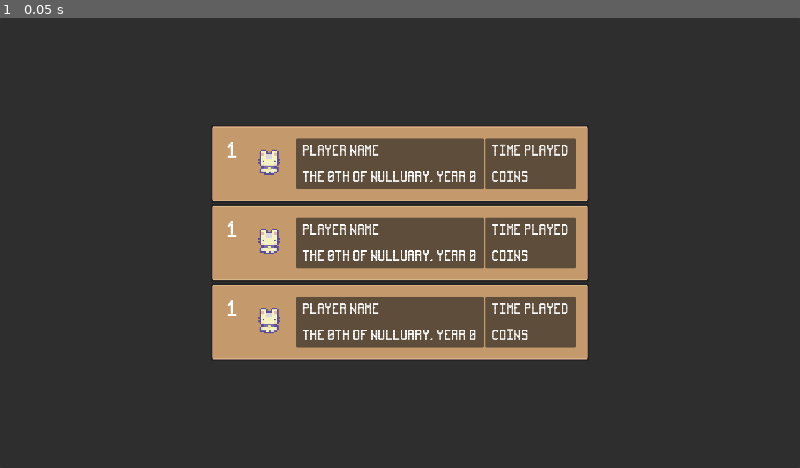
Above: before the commit, frame 1.
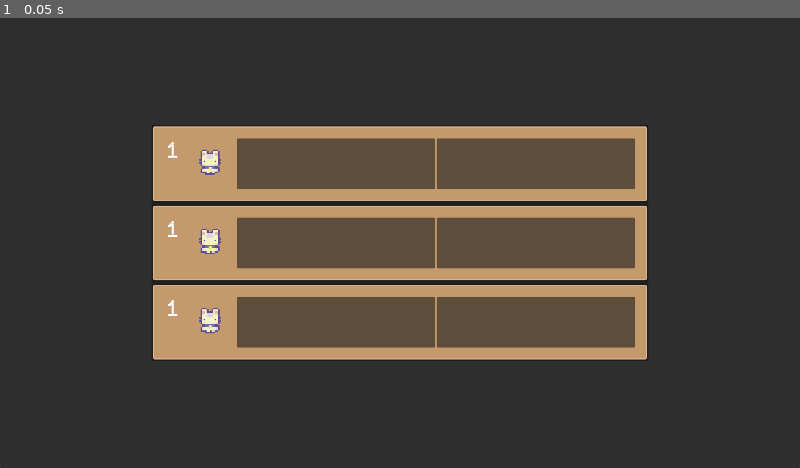
Above: after the commit, the same moment.

Repository: Tyler-Posella/Celestial-Horizons
Game: Godot game, scene res://Scenes/UI/Menus/MainMenu/LoadMenu.tscn
The game is run twice, just before and just after one commit, with the same random seed, the same clock (stepped at 60 frames per second) and the same inputs. This scene is started directly instead of the project's main scene.
Inputs:
- Up to frame 1 (0.05 s): no input

The runs differ from the first frame. In frame 1, 12% of the frame differs, in the area x 19-81%, y 24-76%.
Error after the commit: Attempt to call function 'file_exists' in base 'null instance' on a null instance. (res://Scripts/UI/Menus/SaveInstance.gd:14)

Commit message:
Started Save Load Menu

Diff:
--- a/Scenes/UI/Menus/MainMenu/LoadMenu.tscn
+++ b/Scenes/UI/Menus/MainMenu/LoadMenu.tscn
@@ -12,17 +12,27 @@
 script = ExtResource("1_gih0p")
 
 [node name="BackgroundPanel" type="Panel" parent="."]
-layout_mode = 2
-offset_right = 1920.0
-offset_bottom = 1080.0
+layout_mode = 1
+anchors_preset = 15
+anchor_right = 1.0
+anchor_bottom = 1.0
+grow_horizontal = 2
+grow_vertical = 2
 size_flags_vertical = 3
 
-[node name="VBoxContainer" type="VBoxContainer" parent="."]
+[node name="PanelContainer" type="PanelContainer" parent="."]
 layout_mode = 1
-anchors_preset = 8
-anchor_left = 0.5
+anchors_preset = -1
+anchor_left = 0.2
 anchor_top = 0.5
-anchor_right = 0.5
+anchor_right = 0.8
 anchor_bottom = 0.5
+offset_left = -20.0
+offset_top = -20.0
+offset_right = 20.0
+offset_bottom = 20.0
 grow_horizontal = 2
 grow_vertical = 2
+
+[node name="VBoxContainer" type="VBoxContainer" parent="PanelContainer"]
+layout_mode = 2
--- a/Scenes/UI/Menus/MainMenu/SaveHBox.tscn
+++ /dev/null
@@ -1,131 +0,0 @@
-[gd_scene load_steps=7 format=3 uid="uid://bc1c4kjr05n22"]
-
-[ext_resource type="Script" path="res://SaveHBox.gd" id="1_c2nv4"]
-[ext_resource type="Texture2D" uid="uid://cc0uxg71e5lu0" path="res://Assets/UI Sprites/ALL UI ASSETS on one sheet.png" id="2_o0c8a"]
-[ext_resource type="Texture2D" uid="uid://idajb5n31743" path="res://Assets/Characters/Character.png" id="3_eyyoj"]
-
-[sub_resource type="AtlasTexture" id="AtlasTexture_1r8cu"]
-atlas = ExtResource("2_o0c8a")
-region = Rect2(56, 152, 32, 32)
-
-[sub_resource type="StyleBoxEmpty" id="StyleBoxEmpty_g6bdy"]
-
-[sub_resource type="AtlasTexture" id="AtlasTexture_l6nls"]
-atlas = ExtResource("3_eyyoj")
-region = Rect2(200, 392, 32, 32)
-
-[node name="SaveInstance" type="PanelContainer"]
-anchors_preset = 10
-anchor_right = 1.0
-offset_bottom = 32.0
-grow_horizontal = 2
-size_flags_horizontal = 6
-size_flags_vertical = 3
-script = ExtResource("1_c2nv4")
-
-[node name="NinePatchRect" type="NinePatchRect" parent="."]
-layout_mode = 2
-texture = SubResource("AtlasTexture_1r8cu")
-patch_margin_left = 8
-patch_margin_top = 8
-patch_margin_right = 8
-patch_margin_bottom = 8
-
-[node name="MarginContainer" type="MarginContainer" parent="."]
-layout_mode = 2
-theme_override_constants/margin_left = 32
-theme_override_constants/margin_top = 32
-theme_override_constants/margin_right = 32
-theme_override_constants/margin_bottom = 32
-
-[node name="HBox" type="HBoxContainer" parent="MarginContainer"]
-layout_mode = 2
-size_flags_vertical = 0
-
-[node name="MarginContainer" type="MarginContainer" parent="MarginContainer/HBox"]
-layout_mode = 2
-theme_override_constants/margin_left = 8
-theme_override_constants/margin_top = 8
-theme_override_constants/margin_right = 8
-theme_override_constants/margin_bottom = 8
-
-[node name="SaveNumberLabel" type="Label" parent="MarginContainer/HBox/MarginContainer"]
-layout_mode = 2
-size_flags_vertical = 1
-theme_override_font_sizes/font_size = 48
-text = "1"
-horizontal_alignment = 1
-
-[node name="PlayerSpriteContainer" type="PanelContainer" parent="MarginContainer/HBox"]
-layout_mode = 2
-theme_override_styles/panel = SubResource("StyleBoxEmpty_g6bdy")
-
-[node name="TextureRect" type="TextureRect" parent="MarginContainer/HBox/PlayerSpriteContainer"]
-layout_mode = 2
-texture = SubResource("AtlasTexture_l6nls")
-expand_mode = 2
-stretch_mode = 5
-
-[node name="PanelContainer" type="PanelContainer" parent="MarginContainer/HBox"]
-layout_mode = 2
-size_flags_horizontal = 3
-size_flags_vertical = 4
-
-[node name="SaveInfoVBox" type="VBoxContainer" parent="MarginContainer/HBox/PanelContainer"]
-layout_mode = 2
-
-[node name="MarginContainer" type="MarginContainer" parent="MarginContainer/HBox/PanelContainer/SaveInfoVBox"]
-layout_mode = 2
-theme_override_constants/margin_left = 16
-theme_override_constants/margin_top = 16
-theme_override_constants/margin_right = 16
-theme_override_constants/margin_bottom = 16
-
-[node name="Label" type="Label" parent="MarginContainer/HBox/PanelContainer/SaveInfoVBox/MarginContainer"]
-layout_mode = 2
-theme_override_font_sizes/font_size = 32
-text = "Player Name"
-
-[node name="MarginContainer2" type="MarginContainer" parent="MarginContainer/HBox/PanelContainer/SaveInfoVBox"]
-layout_mode = 2
-theme_override_constants/margin_left = 16
-theme_override_constants/margin_top = 16
-theme_override_constants/margin_right = 16
-theme_override_constants/margin_bottom = 16
-
-[node name="Label2" type="Label" parent="MarginContainer/HBox/PanelContainer/SaveInfoVBox/MarginContainer2"]
-layout_mode = 2
-theme_override_font_sizes/font_size = 32
-text = "The 0th of Nulluary, Year 0"
-
-[node name="PanelContainer2" type="PanelContainer" parent="MarginContainer/HBox"]
-layout_mode = 2
-size_flags_horizontal = 3
-size_flags_vertical = 4
-
-[node name="SaveInfoVBox" type="VBoxContainer" parent="MarginContainer/HBox/PanelContainer2"]
-layout_mode = 2
-
-[node name="MarginContainer" type="MarginContainer" parent="MarginContainer/HBox/PanelContainer2/SaveInfoVBox"]
-layout_mode = 2
-theme_override_constants/margin_left = 16
-theme_override_constants/margin_top = 16
-theme_override_constants/margin_right = 16
-theme_override_constants/margin_bottom = 16
-
-[node name="Label" type="Label" parent="MarginContainer/HBox/PanelContainer2/SaveInfoVBox/MarginContainer"]
-layout_mode = 2
-theme_override_font_sizes/font_size = 32
-text = "Time Played"
-
-[node name="MarginContainer2" type="MarginContainer" parent="MarginContainer/HBox/PanelContainer2/SaveInfoVBox"]
-layout_mode = 2
-theme_override_constants/margin_left = 16
-theme_override_constants/margin_top = 16
-theme_override_constants/margin_right = 16
-theme_override_constants/margin_bottom = 16
-
-[node name="Label2" type="Label" parent="MarginContainer/HBox/PanelContainer2/SaveInfoVBox/MarginContainer2"]
-layout_mode = 2
-theme_override_font_sizes/font_size = 32
-text = "Coins"
--- /dev/null
+++ b/Scenes/UI/Menus/MainMenu/SaveInstance.tscn
@@ -0,0 +1,133 @@
+[gd_scene load_steps=7 format=3 uid="uid://bc1c4kjr05n22"]
+
+[ext_resource type="Script" path="res://Scripts/UI/Menus/SaveInstance.gd" id="1_i112t"]
+[ext_resource type="Texture2D" uid="uid://cc0uxg71e5lu0" path="res://Assets/UI Sprites/ALL UI ASSETS on one sheet.png" id="2_qjn8k"]
+[ext_resource type="Texture2D" uid="uid://idajb5n31743" path="res://Assets/Characters/Character.png" id="3_qhdcq"]
+
+[sub_resource type="AtlasTexture" id="AtlasTexture_1r8cu"]
+atlas = ExtResource("2_qjn8k")
+region = Rect2(56, 152, 32, 32)
+
+[sub_resource type="StyleBoxEmpty" id="StyleBoxEmpty_g6bdy"]
+
+[sub_resource type="AtlasTexture" id="AtlasTexture_l6nls"]
+atlas = ExtResource("3_qhdcq")
+region = Rect2(200, 392, 32, 32)
+
+[node name="SaveInstance" type="PanelContainer"]
+anchors_preset = 14
+anchor_top = 0.5
+anchor_right = 1.0
+anchor_bottom = 0.5
+offset_top = -93.0
+offset_bottom = 93.0
+grow_horizontal = 2
+grow_vertical = 2
+size_flags_horizontal = 3
+size_flags_vertical = 3
+script = ExtResource("1_i112t")
+
+[node name="NinePatchRect" type="NinePatchRect" parent="."]
+layout_mode = 2
+texture = SubResource("AtlasTexture_1r8cu")
+patch_margin_left = 8
+patch_margin_top = 8
+patch_margin_right = 8
+patch_margin_bottom = 8
+
+[node name="MarginContainer" type="MarginContainer" parent="."]
+layout_mode = 2
+theme_override_constants/margin_left = 32
+theme_override_constants/margin_top = 32
+theme_override_constants/margin_right = 32
+theme_override_constants/margin_bottom = 32
+
+[node name="HBox" type="HBoxContainer" parent="MarginContainer"]
+layout_mode = 2
+size_flags_vertical = 0
+
+[node name="MarginContainer" type="MarginContainer" parent="MarginContainer/HBox"]
+layout_mode = 2
+theme_override_constants/margin_left = 8
+theme_override_constants/margin_top = 8
+theme_override_constants/margin_right = 8
+theme_override_constants/margin_bottom = 8
+
+[node name="SaveNumberLabel" type="Label" parent="MarginContainer/HBox/MarginContainer"]
+layout_mode = 2
+size_flags_vertical = 1
+theme_override_font_sizes/font_size = 48
+text = "1"
+horizontal_alignment = 1
+
+[node name="PlayerSpriteContainer" type="PanelContainer" parent="MarginContainer/HBox"]
+layout_mode = 2
+theme_override_styles/panel = SubResource("StyleBoxEmpty_g6bdy")
+
+[node name="TextureRect" type="TextureRect" parent="MarginContainer/HBox/PlayerSpriteContainer"]
+layout_mode = 2
+texture = SubResource("AtlasTexture_l6nls")
+expand_mode = 2
+stretch_mode = 5
+
+[node name="PanelContainer" type="PanelContainer" parent="MarginContainer/HBox"]
+layout_mode = 2
+size_flags_horizontal = 3
+size_flags_vertical = 4
+
+[node name="SaveInfoVBox" type="VBoxContainer" parent="MarginContainer/HBox/PanelContainer"]
+layout_mode = 2
+
+[node name="MarginContainer" type="MarginContainer" parent="MarginContainer/HBox/PanelContainer/SaveInfoVBox"]
+layout_mode = 2
+theme_override_constants/margin_left = 16
+theme_override_constants/margin_top = 16
+theme_override_constants/margin_right = 16
+theme_override_constants/margin_bottom = 16
+
+[node name="Label" type="Label" parent="MarginContainer/HBox/PanelContainer/SaveInfoVBox/MarginContainer"]
+layout_mode = 2
+theme_override_font_sizes/font_size = 32
+
+[node name="MarginContainer2" type="MarginContainer" parent="MarginContainer/HBox/PanelContainer/SaveInfoVBox"]
+layout_mode = 2
+theme_override_constants/margin_left = 16
+theme_override_constants/margin_top = 16
+theme_override_constants/margin_right = 16
+theme_override_constants/margin_bottom = 16
+
+[node name="Label2" type="Label" parent="MarginContainer/HBox/PanelContainer/SaveInfoVBox/MarginContainer2"]
+layout_mode = 2
+theme_override_font_sizes/font_size = 32
+
+[node name="PanelContainer2" type="PanelContainer" parent="MarginContainer/HBox"]
+layout_mode = 2
+size_flags_horizontal = 3
+size_flags_vertical = 4
+
+[node name="SaveInfoVBox" type="VBoxContainer" parent="MarginContainer/HBox/PanelContainer2"]
+layout_mode = 2
+
+[node name="MarginContainer" type="MarginContainer" parent="MarginContainer/HBox/PanelContainer2/SaveInfoVBox"]
+layout_mode = 2
+theme_override_constants/margin_left = 16
+theme_override_constants/margin_top = 16
+theme_override_constants/margin_right = 16
+theme_override_constants/margin_bottom = 16
+
+[node name="Label" type="Label" parent="MarginContainer/HBox/PanelContainer2/SaveInfoVBox/MarginContainer"]
+layout_mode = 2
+theme_override_font_sizes/font_size = 32
+
+[node name="MarginContainer2" type="MarginContainer" parent="MarginContainer/HBox/PanelContainer2/SaveInfoVBox"]
+layout_mode = 2
+theme_override_constants/margin_left = 16
+theme_override_constants/margin_top = 16
+theme_override_constants/margin_right = 16
+theme_override_constants/margin_bottom = 16
+
+[node name="CoinLabel" type="Label" parent="MarginContainer/HBox/PanelContainer2/SaveInfoVBox/MarginContainer2"]
+layout_mode = 2
+theme_override_font_sizes/font_size = 32
+
+[connection signal="gui_input" from="." to="." method="_on_gui_input"]
--- a/Scripts/Objects/Player.gd
+++ b/Scripts/Objects/Player.gd
@@ -15,6 +15,7 @@
 var direction : Vector2 = Vector2.ZERO
 var position_x : float
 var position_y : float
+var player_name : String
 
 
 # Onready Variables
@@ -237,7 +238,7 @@
 			children_data.append(child.save())  # Recursively save child nodes
 	var save_dict = {
 		"scene" : get_scene_file_path(),
-		"save_file_path" : "res://LocalData/PlayerData.json",
+		"save_file_path" : "res://LocalData/Saves/SaveFile1/PlayerData.json",
 		"properties" : {
 			"position_x" : position.x,
 			"position_y" : position.y
--- a/Scripts/UI/Menus/LoadMenu.gd
+++ b/Scripts/UI/Menus/LoadMenu.gd
@@ -1,8 +1,27 @@
+class_name SaveManagerMenu
 extends Control
 
-const SAVE_BOX_SCENE = preload("res://Scenes/UI/Menus/MainMenu/SaveHBox.tscn")
+const save_instance_scene = preload("res://Scenes/UI/Menus/MainMenu/SaveInstance.tscn")
 
 func _ready():
+	print("Attempting to access local save data.")
+	var dir = DirAccess.open("res://LocalData/Saves")
+	var save_paths = [
+		"res://LocalData/Saves/SaveFile1",
+		"res://LocalData/Saves/SaveFile2",
+		"res://LocalData/Saves/SaveFile3"
+	]
 	for i in 3:
-		var save_box = SAVE_BOX_SCENE.instantiate()
-		$VBoxContainer.add_child(save_box)
+		var save_instance = save_instance_scene.instantiate()
+		save_instance.save_dir = save_paths[i]
+		save_instance.save_number = i
+		$PanelContainer/VBoxContainer.add_child(save_instance)
+	for save_path in save_paths:
+		if dir.dir_exists(save_path):
+			print(save_path + " exists.")
+			dir.change_dir(save_path)
+			if(dir.file_exists("PlayerData.json")):
+				print("Has PlayerData")
+		else:
+			dir.make_dir(save_path)
+			print(save_path + " does not exist. Creating directory.")
--- /dev/null
+++ b/Scripts/UI/Menus/SaveInstance.gd
@@ -0,0 +1,46 @@
+class_name SaveInstance
+extends PanelContainer
+
+# Variables
+var save_dir
+var save_data : Dictionary
+var save_number : int
+
+# Called when the node enters the scene tree for the first time.
+func _ready():
+	# Open the save file and parse the data
+	if(save_dir != null):
+		var dir = DirAccess.open(save_dir)
+		if(dir.file_exists("PlayerData.json")):
+			var file = FileAccess.open(save_dir + "/PlayerData.json", FileAccess.READ) # Configures the file for reading of data
+			var json_string = file.get_as_text() # Extracts the text from the JSON file
+			file.close() # Closes the file reader
+			var json = JSON.new() # Configures the JSON helper class
+			var error = json.parse(json_string) # Configues the JSON error reader
+			if(error == OK): # Check if no error occured
+				var data_received = json.data # Data recieved by JSON reader
+				var children = data_received.get("children")
+				for child in children:
+					if child.get("scene") == "res://Scenes/Components/CurrencyComponent.tscn":
+						# Once found, retrieve the coin_count
+						var coin_count = child.get("properties").get("coin_count")
+						$MarginContainer/HBox/PanelContainer2/SaveInfoVBox/MarginContainer2/CoinLabel.text = "Coins: " + str(coin_count)
+						print("Coin Count: ", coin_count)
+						break  # Exit loop once we find the CurrencyComponent
+			else: # Error! Print error to console
+				print("JSON Parse Error: ", json.get_error_message(), " in ", json_string, " at line ", json.get_error_line())
+		else:
+			print("Error! No PlayerData.json not found in save directory!")
+
+
+func set_save(new_save_dir): # Sets the save directory for the save instance
+	save_dir = new_save_dir
+
+
+func set_save_number(new_save_number : int):
+	save_number = new_save_number
+
+
+func _on_gui_input(event: InputEvent):
+	if(event.is_action_pressed("click_primary")):
+		pass
